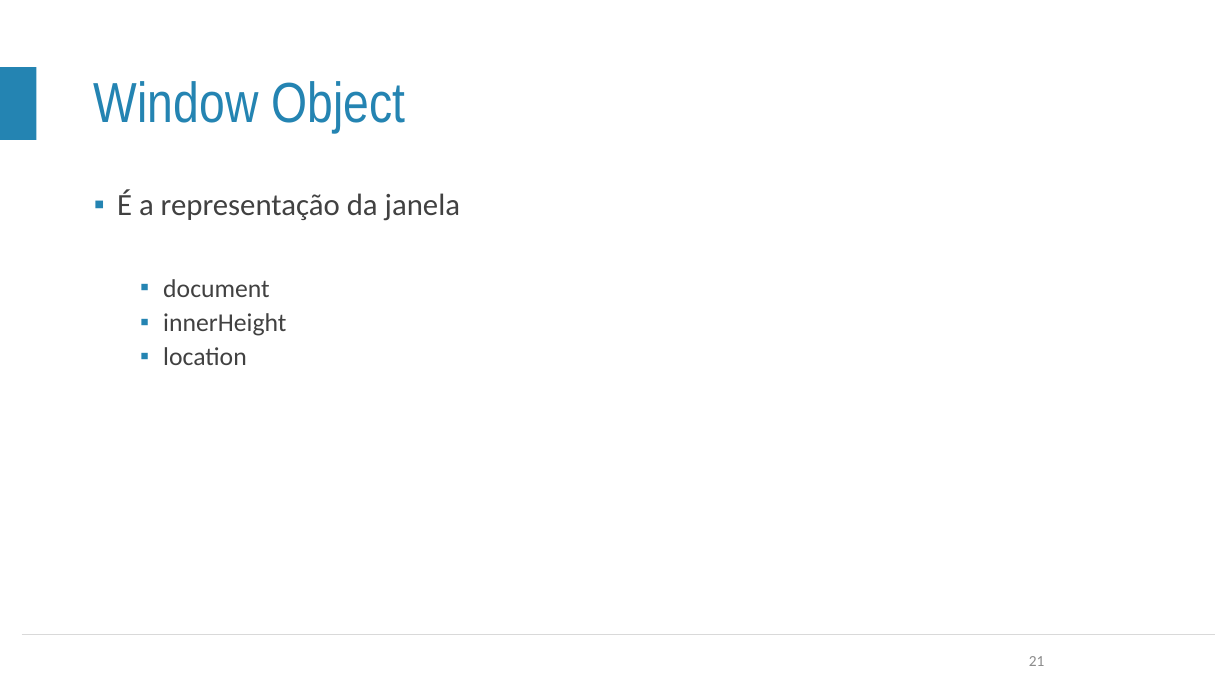
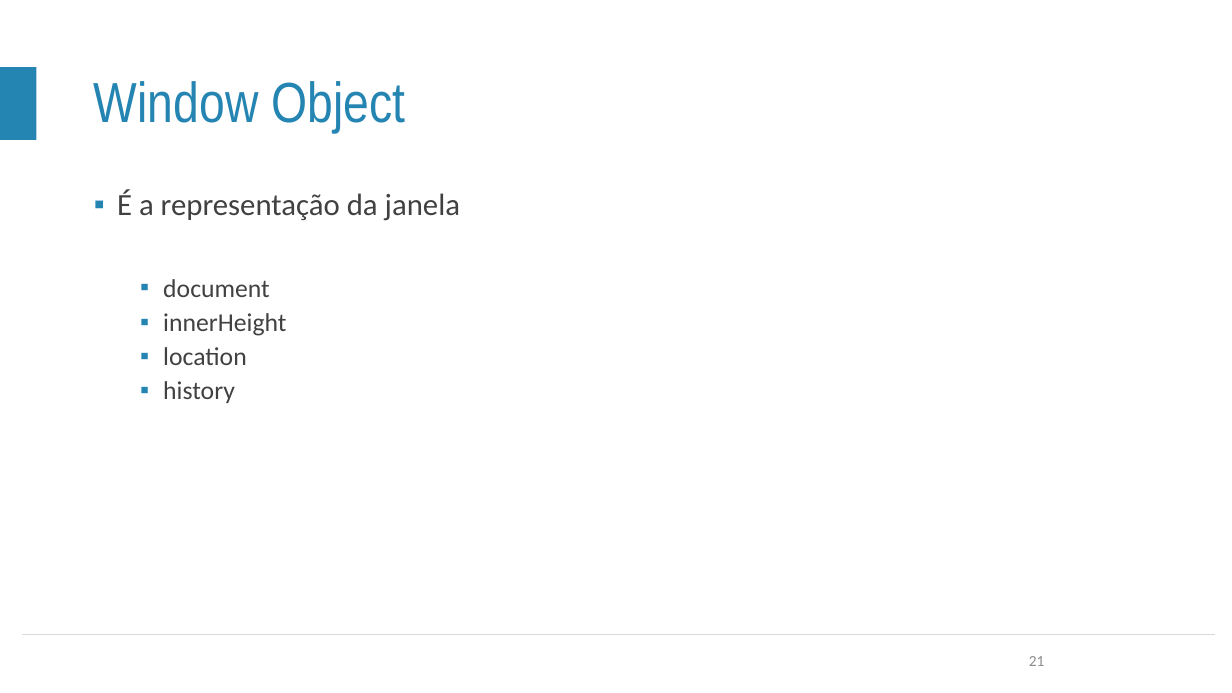
Before and after one commit to lgmf/fl-treinamento-js, a slide deck: slide 21 of parte1/Treinamento 2 - JavaScript - Parte 1.pptx. Drawn at 1232x693 pixels with LibreOffice and Linux fonts; fonts in the diff are those of the drawing; background and template pictures are left out. Boxes give left, top, right and bottom in pixels: in the first picture for what was removed or moved away, otherwise in the second. Text is boxed around its words. In the diff, an @@ line names an element or a change of style, - is before the commit and + after.

Commit message:
adiciona window object

```diff
--- a/parte1/Treinamento 2 - JavaScript - Parte 1.pptx
+++ b/parte1/Treinamento 2 - JavaScript - Parte 1.pptx
@@ text at (163,381,235,403): paragraph added @@
+  ▪ history
```
Also in this commit, not shown: 2 other files.
